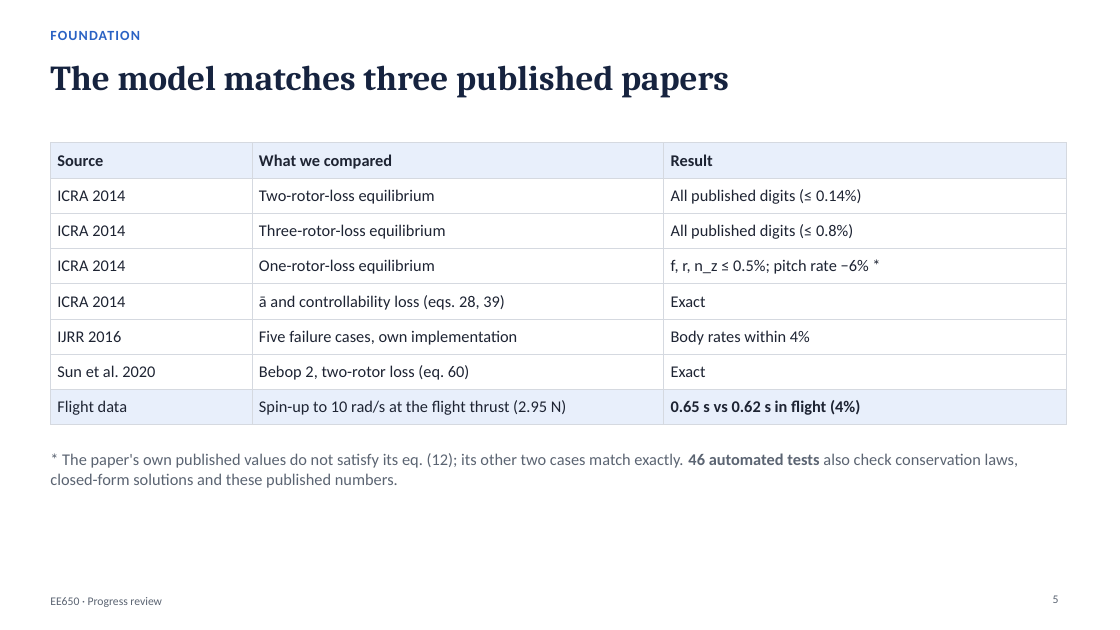
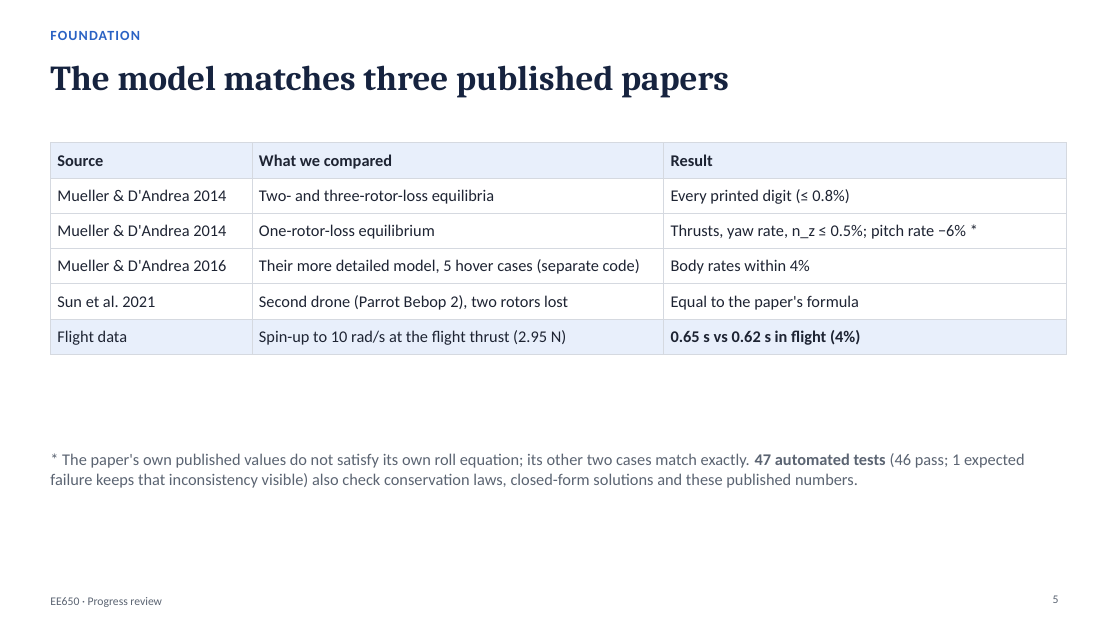
Before and after one commit to pranshuk22/quadrotor-rotor-loss-recovery, a slide deck: slide 5 of docs/deck/progress-review.pptx. Drawn at 1120x630 pixels with LibreOffice and Linux fonts; fonts in the diff are those of the drawing. Boxes give left, top, right and bottom in pixels: in the first picture for what was removed or moved away, otherwise in the second. Text is boxed around its words. In the diff, an @@ line names an element or a change of style, - is before the commit and + after.

```diff
--- a/docs/deck/progress-review.pptx
+++ b/docs/deck/progress-review.pptx
@@ table at (50,143,1067,349) @@
-row 2: ICRA 2014 | Two-rotor-loss equilibrium | All published digits (≤ 0.14%)
-row 3: ICRA 2014 | Three-rotor-loss equilibrium | All published digits (≤ 0.8%)
-row 4: ICRA 2014 | One-rotor-loss equilibrium | f, r, n_z ≤ 0.5%; pitch rate −6% *
-row 5: ICRA 2014 | ā and controllability loss (eqs. 28, 39) | Exact
-row 6: IJRR 2016 | Five failure cases, own implementation | Body rates within 4%
-row 7: Sun et al. 2020 | Bebop 2, two-rotor loss (eq. 60) | Exact
+row 2: Mueller & D'Andrea 2014 | Two- and three-rotor-loss equilibria | Every printed digit (≤ 0.8%)
+row 3: Mueller & D'Andrea 2014 | One-rotor-loss equilibrium | Thrusts, yaw rate, n_z ≤ 0.5%; pitch rate −6% *
+row 4: Mueller & D'Andrea 2016 | Their more detailed model, 5 hover cases (separate code) | Body rates within 4%
+row 5: Sun et al. 2021 | Second drone (Parrot Bebop 2), two rotors lost | Equal to the paper's formula
@@ text at (50,453,1025,488): text changed @@
-* The paper's own published values do not satisfy its eq. (12); its other two cases match exactly. 46 automated tests also check conservation laws, closed-form solutions and these published numbers.
+* The paper's own published values do not satisfy its own roll equation; its other two cases match exactly. 47 automated tests (46 pass; 1 expected failure keeps that inconsistency visible) also check conservation laws, closed-form solutions and these published numbers.
```
Also in this commit, not shown: 12 other slides changed, 3 slides added, 6 slides removed, 6 other files.
